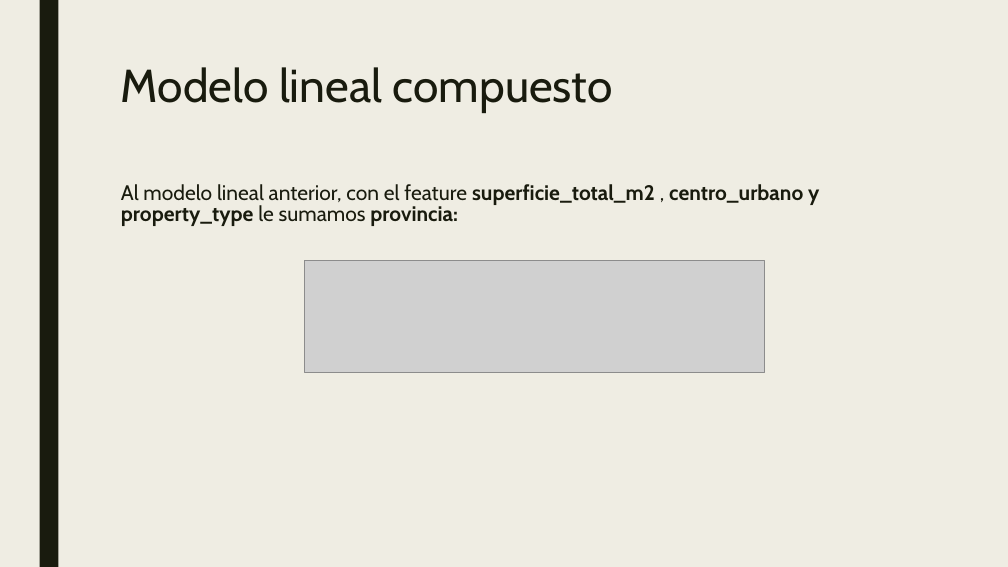
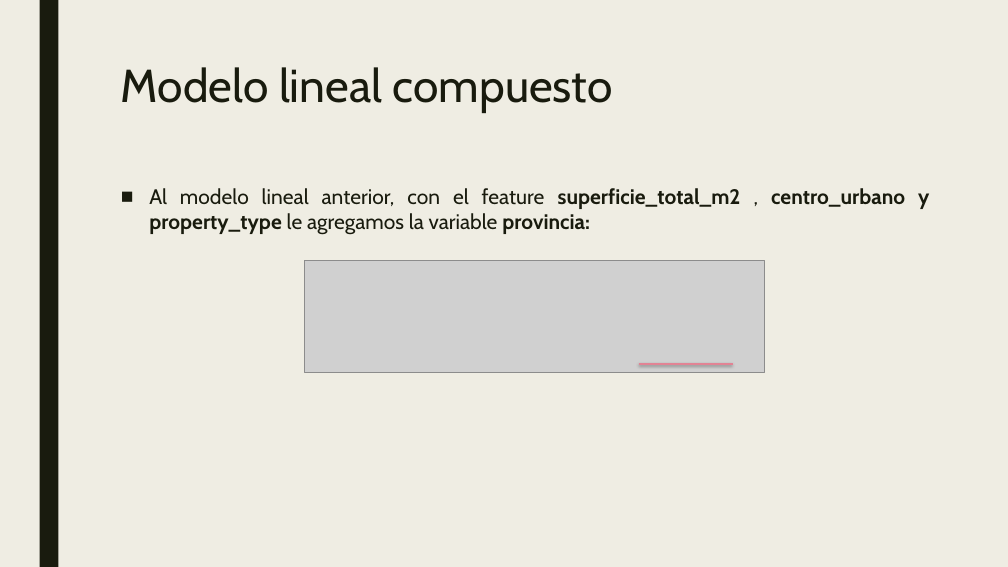
Before and after one commit to varelapablos/Desafio1-G3, a slide deck: slide 12 of Presentación - Desafio 2 - Regresión Lineal Properati.pptx (slide 15 before the commit). Drawn at 1008x567 pixels with LibreOffice and Linux fonts; fonts in the diff are those of the drawing; grey boxes stand for pictures. Boxes give left, top, right and bottom in pixels: in the first picture for what was removed or moved away, otherwise in the second. Text is boxed around its words. In the diff, an @@ line names an element or a change of style, - is before the commit and + after.

```diff
--- a/Presentación - Desafio 2 - Regresión Lineal Properati.pptx
+++ b/Presentación - Desafio 2 - Regresión Lineal Properati.pptx
@@ text at (x1=149, y1=188, x2=929, y2=235): text changed; bold off @@
-Al modelo lineal anterior, con el feature superficie_total_m2 , centro_urbano y property_type le sumamos provincia:
+■ Al modelo lineal anterior, con el feature superficie_total_m2 , centro_urbano y property_type le agregamos la variable provincia:
@@ line added from (639, 364) to (733, 364), #E28394 2 pt @@
```
Also in this commit, not shown: 11 other slides changed, 3 slides added, 4 slides removed, 1 other file.
